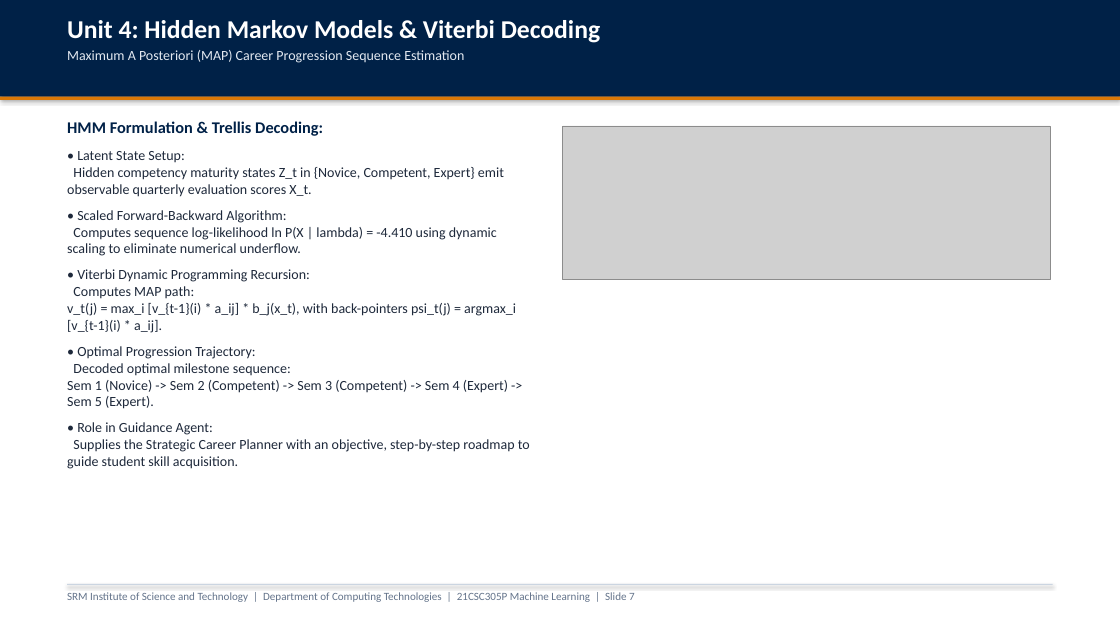
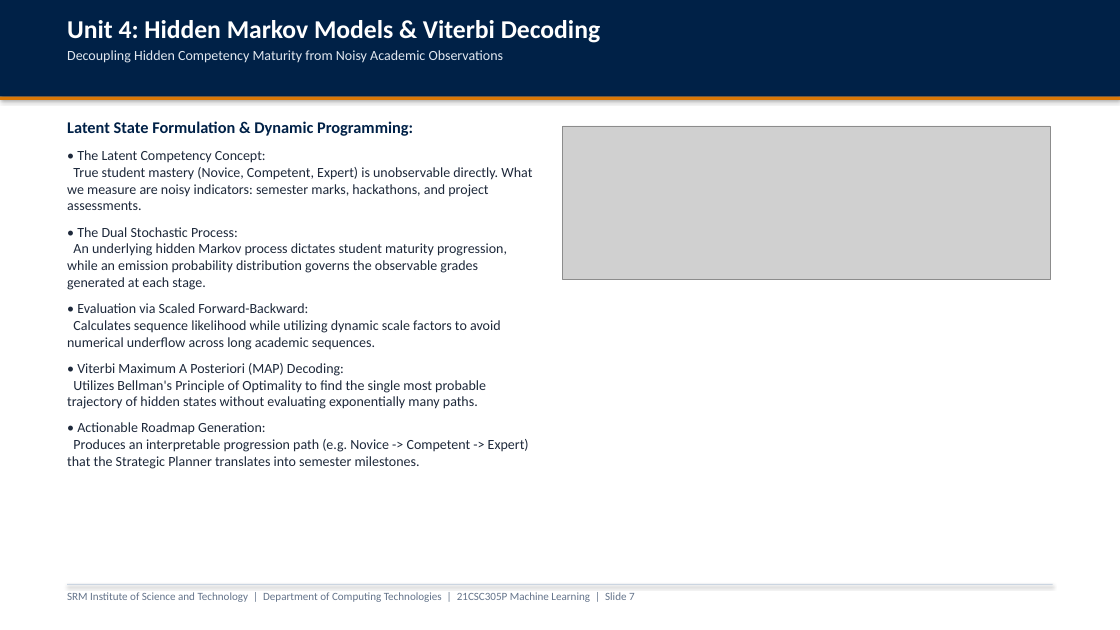
Before and after one commit to parth2024-tech/SRM-21CSC305P-Machine-Learning-Career-Guidance-Debate-Agent, a slide deck: slide 7 of presentation_unit3_unit4_unit5.pptx. Drawn at 1120x630 pixels with LibreOffice and Linux fonts; fonts in the diff are those of the drawing; grey boxes stand for pictures. Boxes give left, top, right and bottom in pixels: in the first picture for what was removed or moved away, otherwise in the second. Text is boxed around its words. In the diff, an @@ line names an element or a change of style, - is before the commit and + after.

Commit message:
docs(presentation): simplify slide content with minimal numericals and rich theoretical ML foundations

```diff
--- a/presentation_unit3_unit4_unit5.pptx
+++ b/presentation_unit3_unit4_unit5.pptx
@@ text at [67, 50, 504, 63]: text changed @@
-Maximum A Posteriori (MAP) Career Progression Sequence Estimation
+Decoupling Hidden Competency Maturity from Noisy Academic Observations
@@ text at [67, 121, 532, 469]: text changed @@
-HMM Formulation & Trellis Decoding:
-• Latent State Setup:
-Hidden competency maturity states Z_t in {Novice, Competent, Expert} emit observable quarterly evaluation scores X_t.
-• Scaled Forward-Backward Algorithm:
-Computes sequence log-likelihood ln P(X | lambda) = -4.410 using dynamic scaling to eliminate numerical underflow.
-• Viterbi Dynamic Programming Recursion:
-Computes MAP path:
-v_t(j) = max_i [v_{t-1}(i) * a_ij] * b_j(x_t), with back-pointers psi_t(j) = argmax_i [v_{t-1}(i) * a_ij].
-• Optimal Progression Trajectory:
-Decoded optimal milestone sequence:
-Sem 1 (Novice) -> Sem 2 (Competent) -> Sem 3 (Competent) -> Sem 4 (Expert) -> Sem 5 (Expert).
-• Role in Guidance Agent:
-Supplies the Strategic Career Planner with an objective, step-by-step roadmap to guide student skill acquisition.
+Latent State Formulation & Dynamic Programming:
+• The Latent Competency Concept:
+True student mastery (Novice, Competent, Expert) is unobservable directly. What we measure are noisy indicators: semester marks, hackathons, and project assessments.
+• The Dual Stochastic Process:
+An underlying hidden Markov process dictates student maturity progression, while an emission probability distribution governs the observable grades generated at each stage.
+• Evaluation via Scaled Forward-Backward:
+Calculates sequence likelihood while utilizing dynamic scale factors to avoid numerical underflow across long academic sequences.
+• Viterbi Maximum A Posteriori (MAP) Decoding:
+Utilizes Bellman's Principle of Optimality to find the single most probable trajectory of hidden states without evaluating exponentially many paths.
+• Actionable Roadmap Generation:
+Produces an interpretable progression path (e.g. Novice -> Competent -> Expert) that the Strategic Planner translates into semester milestones.
```
Also in this commit, not shown: 13 other slides changed, 2 other files.
